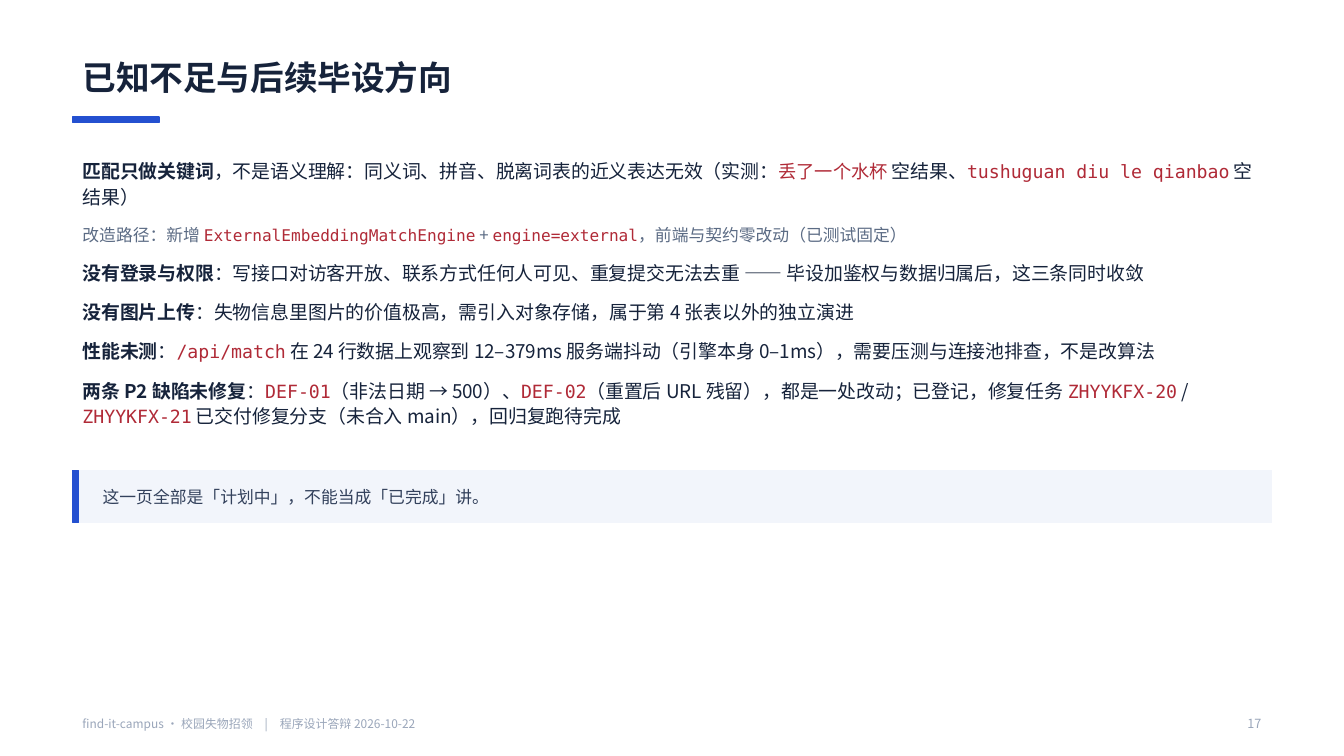
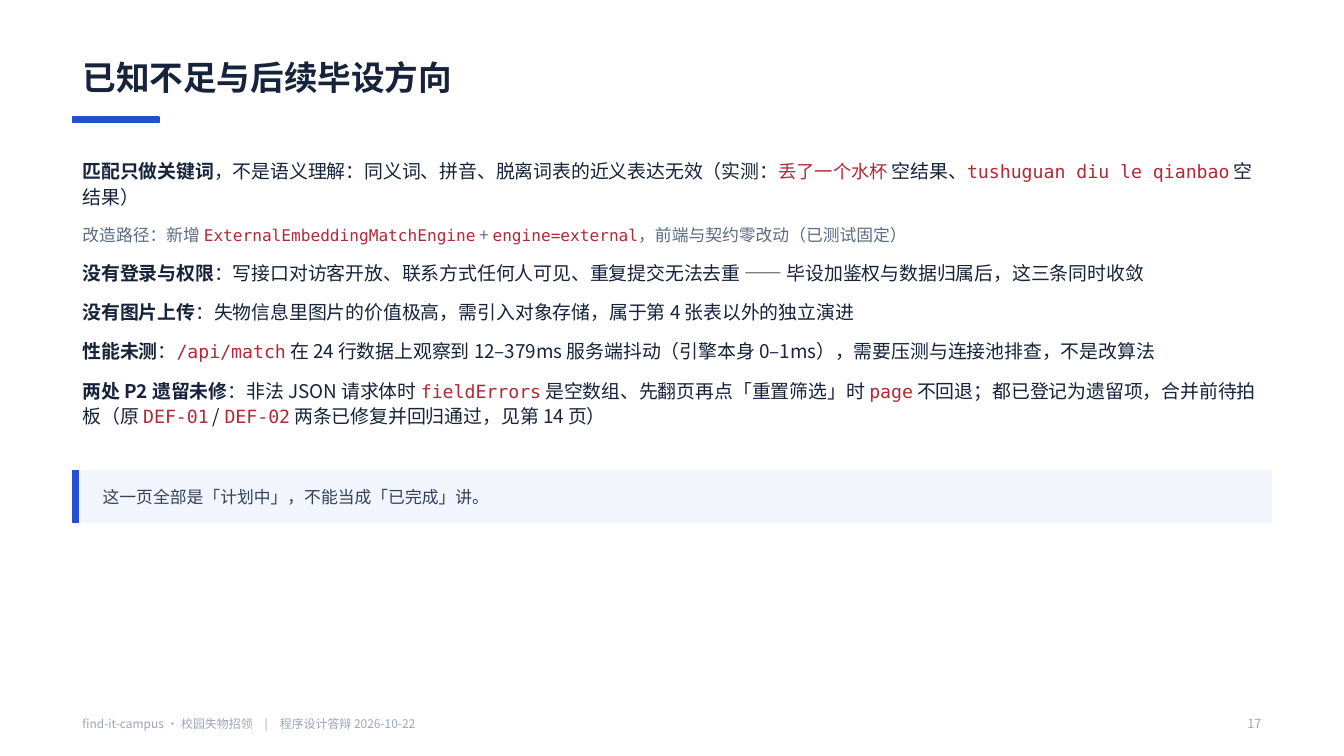
Before and after one commit to BLingKiy/find-it-campus, a slide deck: slide 17 of docs/delivery/6.2-答辩PPT.pptx. Drawn at 1344x756 pixels with LibreOffice and Linux fonts; fonts in the diff are those of the drawing. Boxes give left, top, right and bottom in pixels: in the first picture for what was removed or moved away, otherwise in the second. Text is boxed around its words. In the diff, an @@ line names an element or a change of style, - is before the commit and + after.

Commit message:
docs(6.2): 阶段 6 口径同步到 REG-01 结果并重导 docx / pptx
- DEF-01 / DEF-02 统一为「已修复、已回归、已合入集成分支 21b033d，main 待人类放行」
- 当前结论 64/64、19/19；首次跑 63/98.4%、18/94.7% 保留并显式标注为历史
- 两处遗留 P2 按现状写「未修复、待拍板」
- 修复提交改引 3548a27 / 1349f09，合并提交 d21fe78 / 5d05961 单独标注
- 重导 program-design.docx 与 6.2-答辩PPT.pptx

```diff
--- a/docs/delivery/6.2-答辩PPT.pptx
+++ b/docs/delivery/6.2-答辩PPT.pptx
@@ text at box(82, 382, 1256, 425): text changed @@
-• 两条 P2 缺陷未修复：DEF-01（非法日期 → 500）、DEF-02（重置后 URL 残留），都是一处改动；已登记，修复任务 ZHYYKFX-20 / ZHYYKFX-21 已交付修复分支（未合入 main），回归复跑待完成
+• 两处 P2 遗留未修：非法 JSON 请求体时 fieldErrors 是空数组、先翻页再点「重置筛选」时 page 不回退；都已登记为遗留项，合并前待拍板（原 DEF-01 / DEF-02 两条已修复并回归通过，见第 14 页）
```
Also in this commit, not shown: 2 other slides changed, 12 other files.
